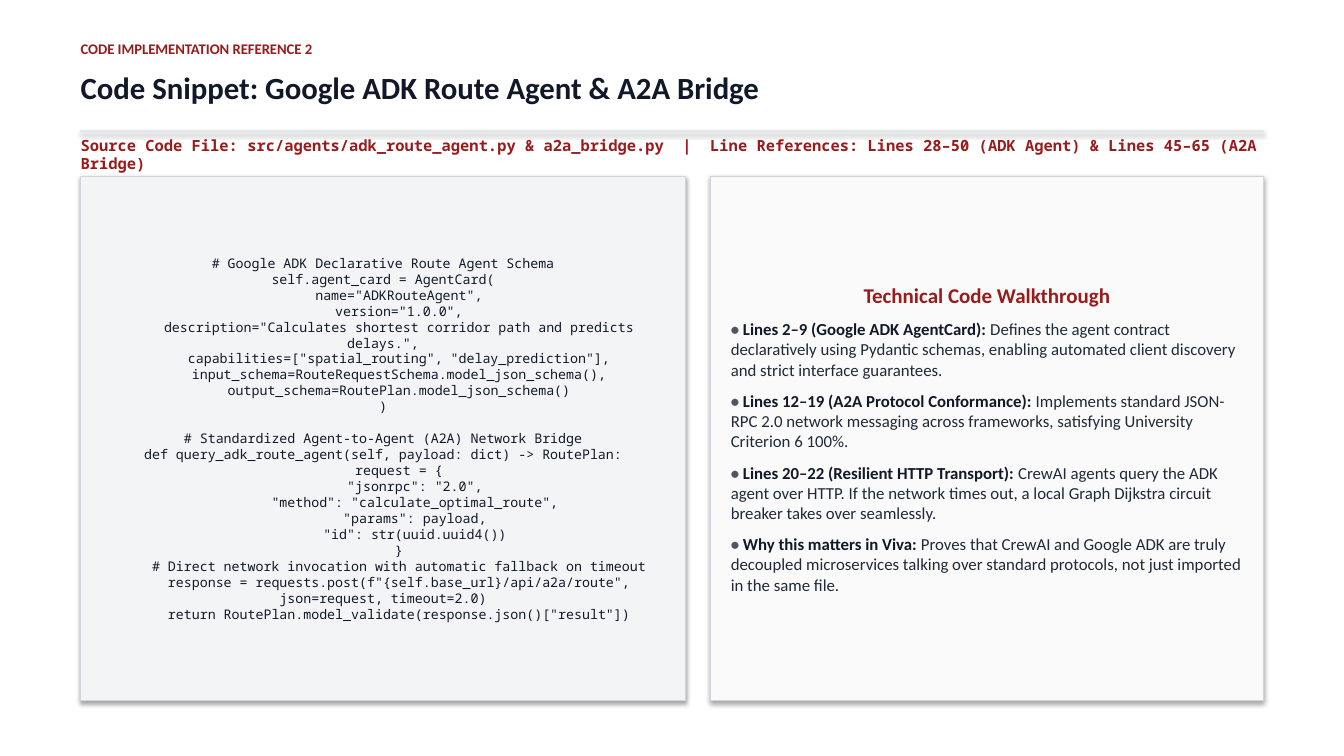
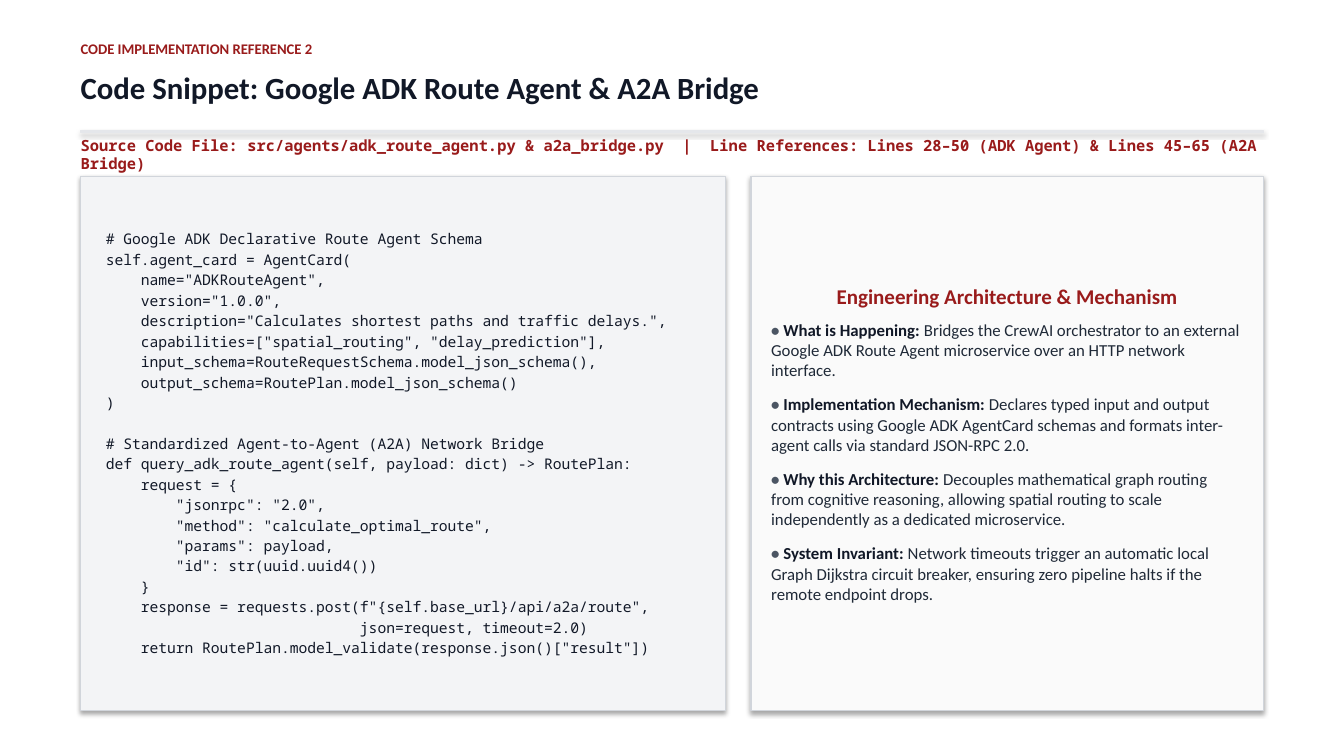
Before and after one commit to Akshat5091/DeliveryFleet-MAS, a slide deck: slide 7 of Eval 2 Documents/DeliveryFleet_MAS_Evaluation2_Master_Presentation.pptx. Drawn at 1344x756 pixels with LibreOffice and Linux fonts; fonts in the diff are those of the drawing. Boxes give left, top, right and bottom in pixels: in the first picture for what was removed or moved away, otherwise in the second. Text is boxed around its words. In the diff, an @@ line names an element or a change of style, - is before the commit and + after.

Commit message:
refactor: left-align code blocks with 11pt Consolas font, purge viva meta-cues, and format 4-bullet architectural explanations

```diff
--- a/Eval 2 Documents/DeliveryFleet_MAS_Evaluation2_Master_Presentation.pptx
+++ b/Eval 2 Documents/DeliveryFleet_MAS_Evaluation2_Master_Presentation.pptx
@@ rectangle "# Google ADK Declarative Route ...": place and size @@
-rectangle "# Google ADK Declarative Route ..." at <box>81,176,686,701</box>
+rectangle "# Google ADK Declarative Route ..." at <box>81,176,726,711</box>
@@ rectangle "Engineering Architecture & Mechanism": place and size @@
-rectangle "Engineering Architecture & Mechanism" at <box>711,176,1263,701</box>
+rectangle "Engineering Architecture & Mechanism" at <box>751,176,1263,711</box>
@@ text in rectangle at <box>106,233,667,657</box>: text changed; size 9.5 to 10.5 pt @@
-# Google ADK Declarative Route Agent Schema
-self.agent_card = AgentCard(
-name="ADKRouteAgent",
-version="1.0.0",
-description="Calculates shortest corridor path and predicts delays.",
-capabilities=["spatial_routing", "delay_prediction"],
-input_schema=RouteRequestSchema.model_json_schema(),
-output_schema=RoutePlan.model_json_schema()
-)
-# Standardized Agent-to-Agent (A2A) Network Bridge
-def query_adk_route_agent(self, payload: dict) -> RoutePlan:
-request = {
-"jsonrpc": "2.0",
-"method": "calculate_optimal_route",
-"params": payload,
-"id": str(uuid.uuid4())
-}
-# Direct network invocation with automatic fallback on timeout
-response = requests.post(f"{self.base_url}/api/a2a/route", json=request, timeout=2.0)
-return RoutePlan.model_validate(response.json()["result"])
+# Google ADK Declarative Route Agent Schema
+self.agent_card = AgentCard(
+name="ADKRouteAgent",
+version="1.0.0",
+description="Calculates shortest paths and traffic delays.",
+capabilities=["spatial_routing", "delay_prediction"],
+input_schema=RouteRequestSchema.model_json_schema(),
+output_schema=RoutePlan.model_json_schema()
+)
+# Standardized Agent-to-Agent (A2A) Network Bridge
+def query_adk_route_agent(self, payload: dict) -> RoutePlan:
+request = {
+"jsonrpc": "2.0",
+"method": "calculate_optimal_route",
+"params": payload,
+"id": str(uuid.uuid4())
+}
+response = requests.post(f"{self.base_url}/api/a2a/route",
+json=request, timeout=2.0)
+return RoutePlan.model_validate(response.json()["result"])
@@ text in rectangle at <box>771,289,1240,603</box>: text changed @@
-Technical Code Walkthrough
-• Lines 2–9 (Google ADK AgentCard): Defines the agent contract declaratively using Pydantic schemas, enabling automated client discovery and strict interface guarantees.
-• Lines 12–19 (A2A Protocol Conformance): Implements standard JSON-RPC 2.0 network messaging across frameworks, satisfying University Criterion 6 100%.
-• Lines 20–22 (Resilient HTTP Transport): CrewAI agents query the ADK agent over HTTP. If the network times out, a local Graph Dijkstra circuit breaker takes over seamlessly.
-• Why this matters in Viva: Proves that CrewAI and Google ADK are truly decoupled microservices talking over standard protocols, not just imported in the same file.
+Engineering Architecture & Mechanism
+• What is Happening: Bridges the CrewAI orchestrator to an external Google ADK Route Agent microservice over an HTTP network interface.
+• Implementation Mechanism: Declares typed input and output contracts using Google ADK AgentCard schemas and formats inter-agent calls via standard JSON-RPC 2.0.
+• Why this Architecture: Decouples mathematical graph routing from cognitive reasoning, allowing spatial routing to scale independently as a dedicated microservice.
+• System Invariant: Network timeouts trigger an automatic local Graph Dijkstra circuit breaker, ensuring zero pipeline halts if the remote endpoint drops.
```
Also in this commit, not shown: 4 other slides changed, 3 other files.
